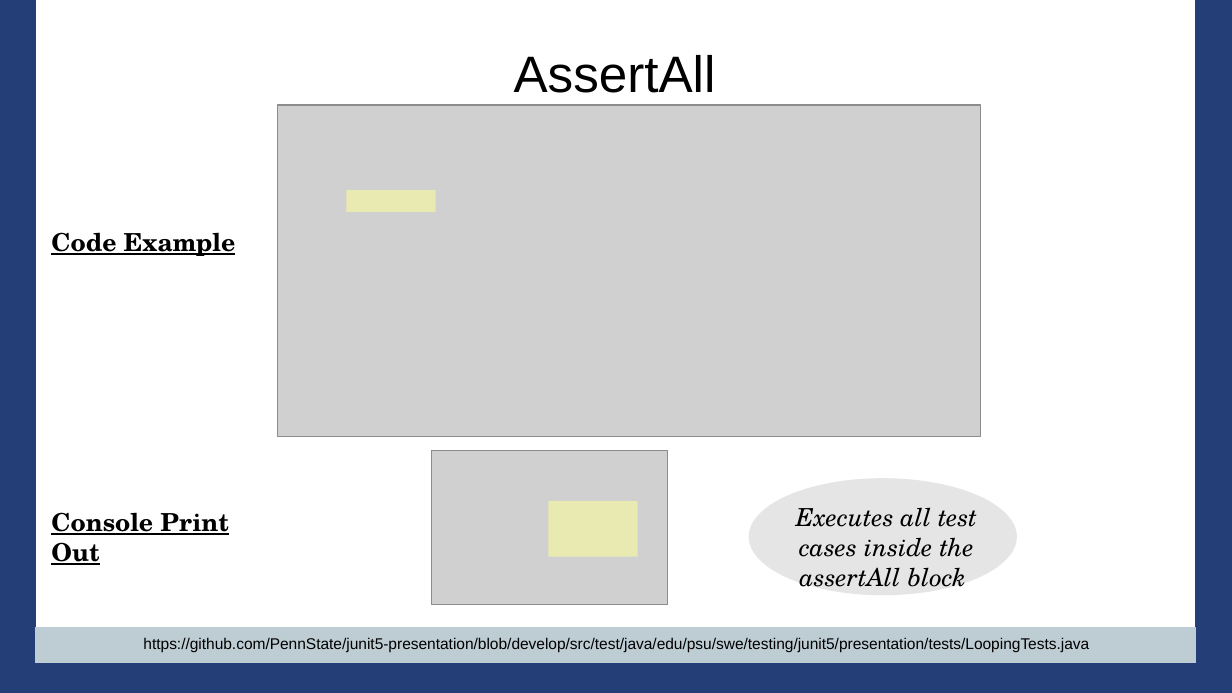
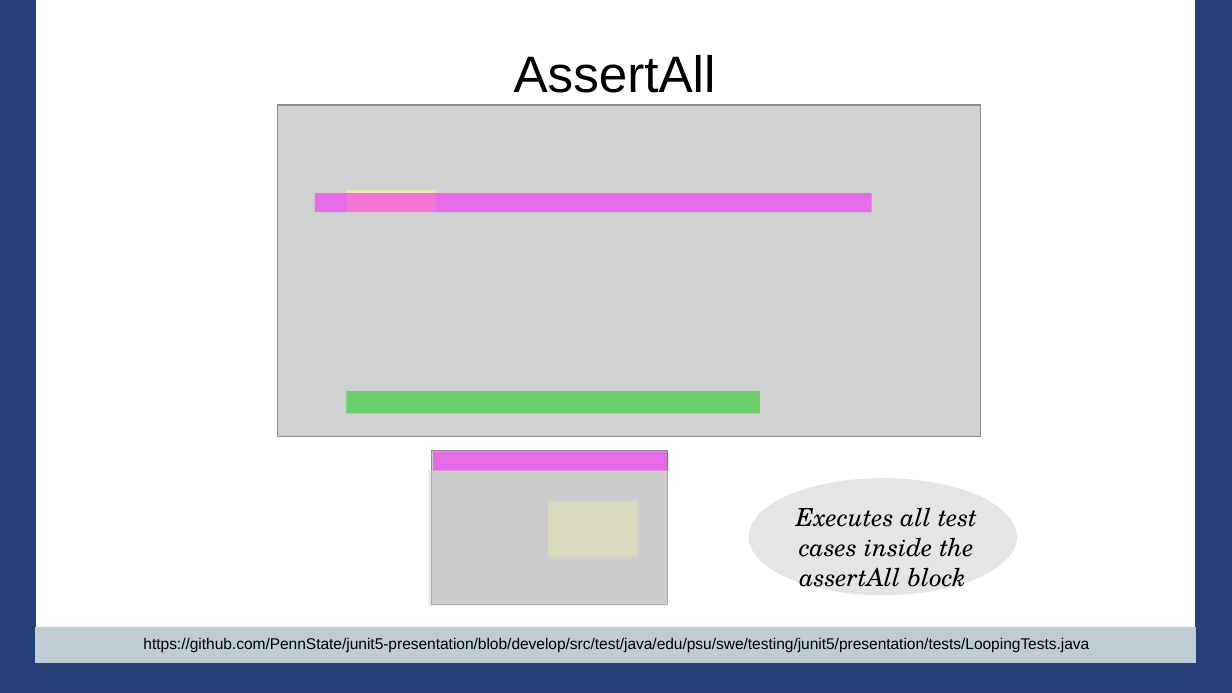
Before and after one commit to PennState/junit5-presentation, a slide deck: slide 63 of src/site/presentation/Junit5_Presentation_JavaOne_2016.odp. Drawn at 1232x693 pixels with LibreOffice and Linux fonts; fonts in the diff are those of the drawing; grey boxes stand for pictures; background and template pictures are left out. Boxes give left, top, right and bottom in pixels: in the first picture for what was removed or moved away, otherwise in the second. Text is boxed around its words. In the diff, an @@ line names an element or a change of style, - is before the commit and + after.

```diff
--- a/src/site/presentation/Junit5_Presentation_JavaOne_2016.odp
+++ b/src/site/presentation/Junit5_Presentation_JavaOne_2016.odp
@@ rectangle added at (315, 193, 872, 212), fill #FF00FF at 49% opacity @@
@@ title removed at (51, 232, 236, 256) @@
-Code Example
@@ rectangle added at (347, 391, 760, 414), fill #00CC00 at 49% opacity @@
@@ rectangle added at (428, 471, 667, 606), fill #CCCCCC at 50% opacity @@
@@ rectangle added at (433, 452, 667, 471), fill #FF00FF at 49% opacity @@
@@ title removed at (51, 512, 229, 565) @@
-Console Print Out
```
Also in this commit, not shown: 8 other slides changed, 2 slides added.
